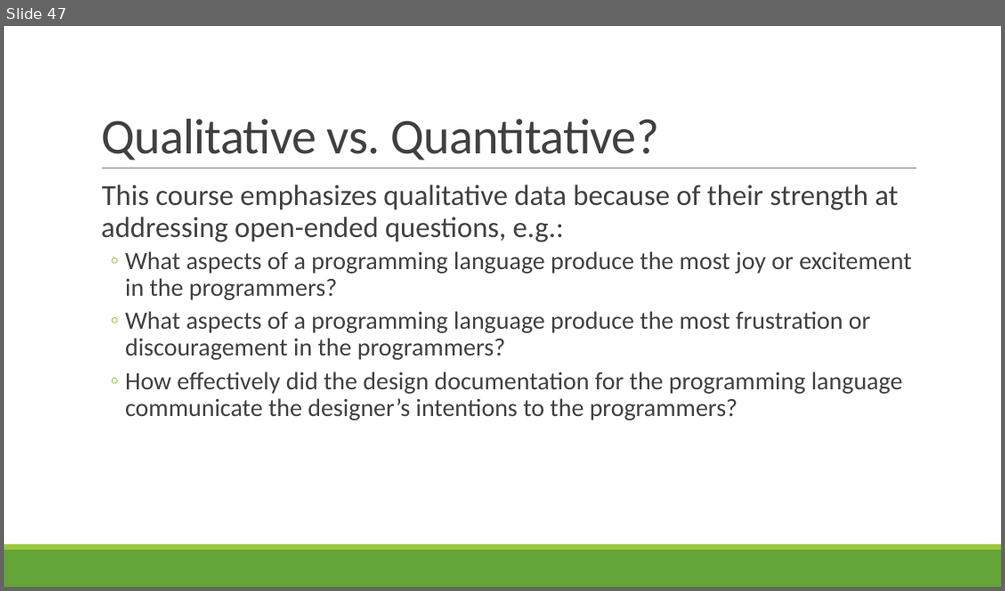
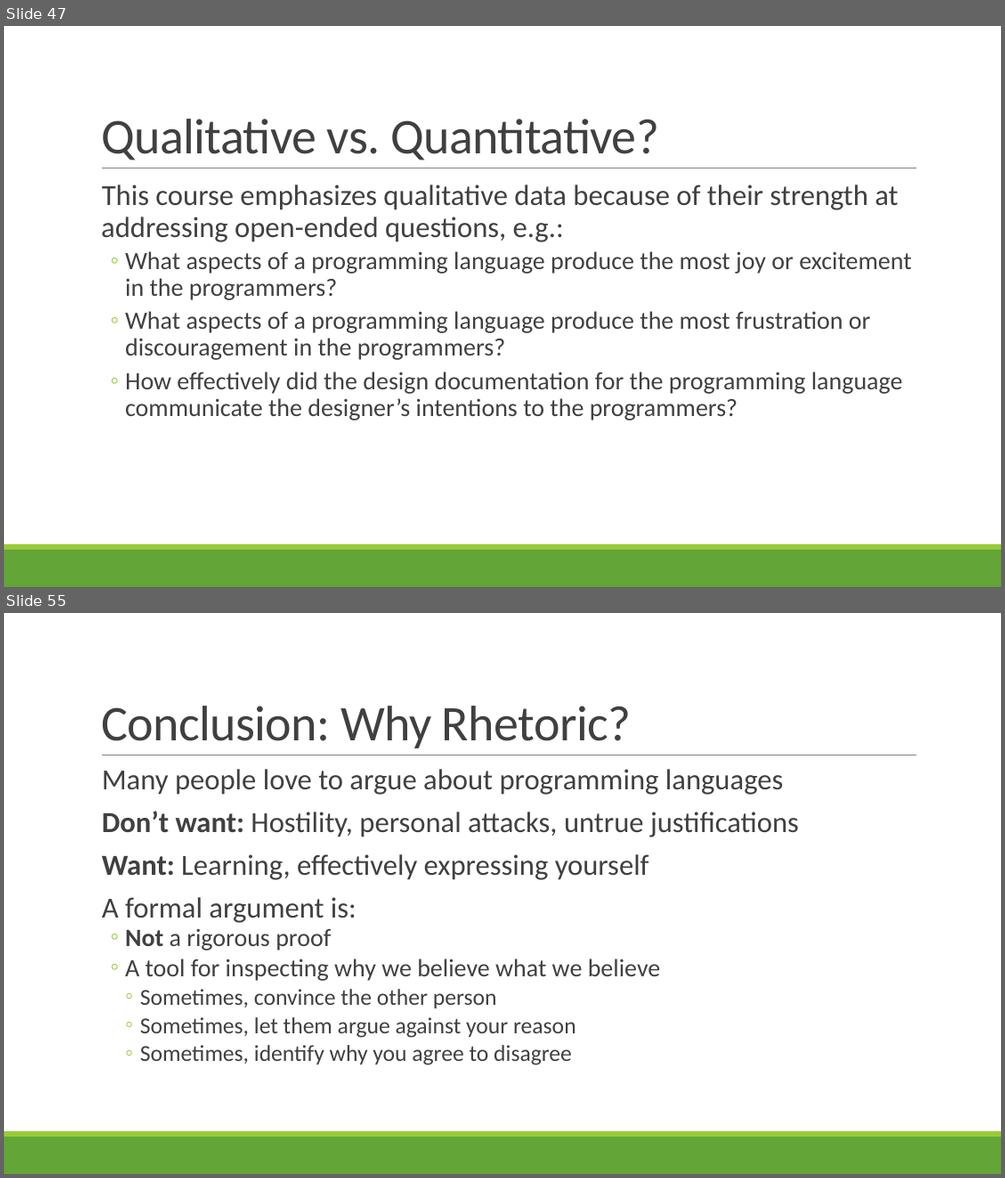
Before and after one commit to rbohrer/pl-course, a slide deck: LectureSlides/08Design1.pptx. Shown one above the other, each under a label of ours: slide 47 before the commit, slides 47 and 55 after it; the slides between them are not shown. The pictures are 1005x591 and 1005x1178 pixels, drawn with LibreOffice and Linux fonts; fonts in the diff are those of the drawing. Boxes give left, top, right and bottom in pixels: in the first picture for what was removed or moved away, otherwise in the second. Text is boxed around its words. In the diff, an @@ line names an element or a change of style, - is before the commit and + after.

```diff
--- a/LectureSlides/08Design1.pptx
+++ b/LectureSlides/08Design1.pptx
@@ slide 55 added at (x1=4, y1=613, x2=1001, y2=1174), background #FFFFFF; not listed: 3 template elements that a slide beside it also shows @@
@@ title added at (x1=101, y1=706, x2=631, y2=748), 48 pt, text #404040 @@
+Conclusion: Why Rhetoric?
@@ text added at (x1=102, y1=769, x2=799, y2=1065), 28 pt, text #404040 @@
+  Many people love to argue about programming languages
+  Don’t want: Hostility, personal attacks, untrue justifications
+  Want: Learning, effectively expressing yourself
+  A formal argument is:
+  ◦ Not a rigorous proof
+  ◦ A tool for inspecting why we believe what we believe
+    ◦ Sometimes, convince the other person
+    ◦ Sometimes, let them argue against your reason
+    ◦ Sometimes, identify why you agree to disagree
```
Also in this commit, not shown: 1 slide changed, 8 other slides added, 2 slides removed.
